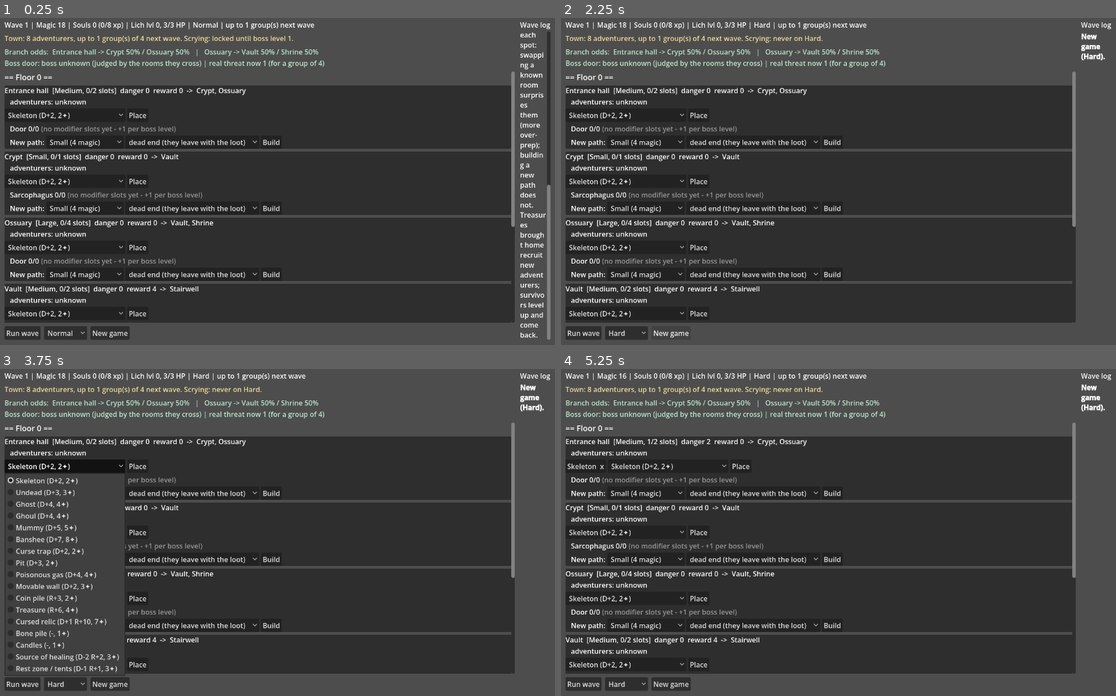
Above: before the commit, frames 1-4 (two rows, left to right).
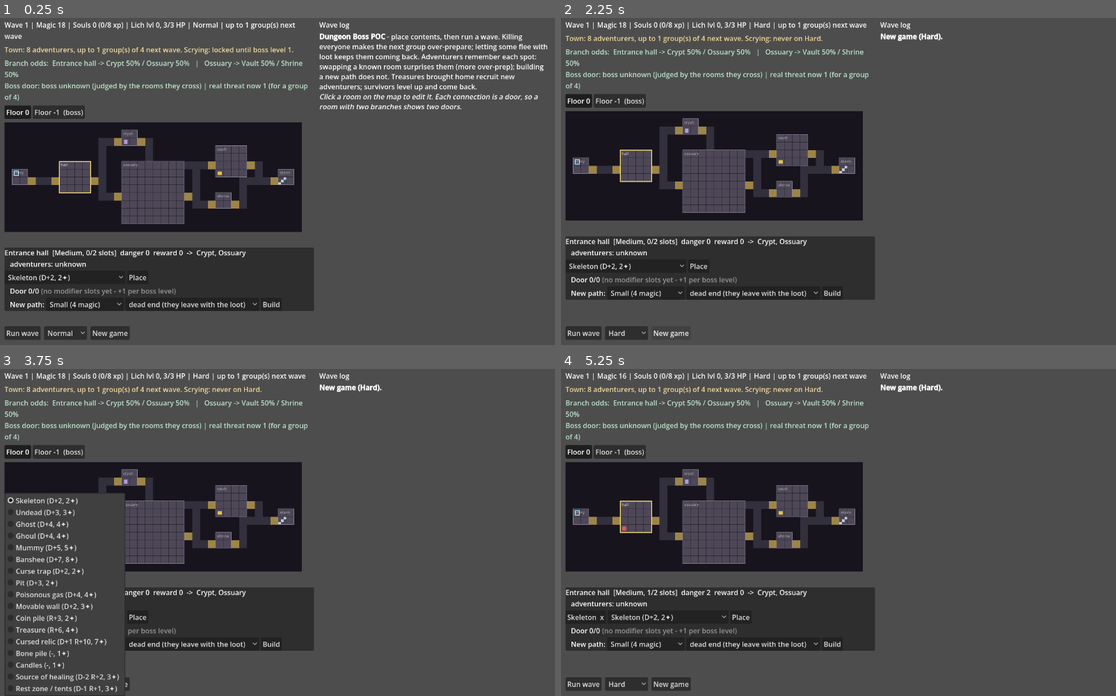
Above: after the commit, the same moments.

Repository: DrWeeny/dungeon_boss
Game: Godot game, scene res://scenes/main.tscn
The game is run twice, just before and just after one commit, with the same random seed, the same clock (stepped at 60 frames per second) and the same inputs.
Inputs (mouse positions are in pixels of both pictures, inside the frame that each line leads up to):
- Up to frame 1 (0.25 s): no input
- Up to frame 2 (2.25 s): click "Normal" at 0.5 s; click "Normal" at 1.25 s; click "New game" at 2 s
- Up to frame 3 (3.75 s): click "New game" at 2.75 s; click "Skeleton (D+2, 2✦)" at 3.5 s
- Up to frame 4 (5.25 s): click (577, 450) at 4.25 s, where only the run after the commit has a clickable "Floor 0"; click "Place" at 5 s

The runs differ from the first frame. In frame 1, 58% of the frame differs, in the area x 0-100%, y 1-99%; in frame 2, 53%; in frame 3, 49%; in frame 4, 53%.

Commit message:
Draw the dungeon on a tile map with rooms, corridors and doors
- dungeon_map.gd lays one floor on a tile grid, rebuilt from the graph
  after every change so the rules stay unaware of geometry. Footprints
  follow room size (Small 2x2, Medium 4x4, Large 8x8), entrance 2x2 and
  boss room 8x8; every connection is carved as a door tile plus an
  L-shaped corridor, so a room with two branches shows two doors.
- map_view.gd draws a floor, highlights the selection and the last
  group's route, and swaps in PNGs from assets/tiles/ when present.
- main.gd: floor tabs, clickable map, and the selected room's panel
  instead of one long list.
- scripts/tools/screenshot.gd renders the scene to a PNG.

Co-Authored-By: Claude Opus 5 <noreply@anthropic.com>

Diff:
--- a/project.godot
+++ b/project.godot
@@ -1,14 +1,22 @@
 ; Engine configuration file.
 ; It's best edited using the editor UI and not directly,
-; but this scaffold was written by hand for Godot 4.3+.
+; since the parameters that go here are not all obvious.
+;
+; Format:
+;   [section] ; section goes between []
+;   param=value ; assign values to parameters
 
 config_version=5
+
+[animation]
+
+compatibility/default_parent_skeleton_in_mesh_instance_3d=true
 
 [application]
 
 config/name="Dungeon Boss POC"
 run/main_scene="res://scenes/main.tscn"
-config/features=PackedStringArray("4.3", "GL Compatibility")
+config/features=PackedStringArray("4.7", "GL Compatibility")
 config/icon="res://icon.svg"
 
 [autoload]
--- /dev/null
+++ b/scripts/core/dungeon_map.gd
@@ -0,0 +1,287 @@
+class_name DungeonMap
+extends RefCounted
+
+## Geometry for one floor: where each node sits on a tile grid, which tiles are
+## room floor / corridor / door, and what marker (chest, stair, boss) to draw.
+##
+## The map is a LAYOUT of DungeonGraph, not a second source of truth: it is
+## rebuilt from the graph after every change, so the simulation rules never have
+## to know about tiles. Room footprints come from Room.Size:
+##   Small 2x2, Medium 4x4, Large 8x8; the entry is 2x2 and the boss room 8x8.
+##
+## Doors are not decoration: a room gets one door tile per connection, so a room
+## with two outgoing branches really shows two doors leading to two rooms.
+
+enum Tile { EMPTY, FLOOR, CORRIDOR, DOOR }
+
+const SIZE_TILES := { Room.Size.SMALL: 2, Room.Size.MEDIUM: 4, Room.Size.LARGE: 8 }
+const ENTRY_TILES := 2
+const BOSS_TILES := 8
+## Blank tiles between one column of rooms and the next (corridors run here).
+const COLUMN_GAP := 4
+## Blank tiles between two rooms stacked in the same column.
+const ROW_GAP := 2
+const MARGIN := 1
+
+## Marker names are also the texture file names looked up in assets/tiles/.
+const MARK_CHEST := "chest"
+const MARK_STAIR := "stair"
+const MARK_TELEPORT := "teleport"
+const MARK_REST := "rest"
+const MARK_SARCO := "sarcophagus"
+const MARK_BOSS := "boss"
+const MARK_ENTRY := "entry"
+const MARK_MONSTER := "monster"
+const MARK_TRAP := "trap"
+const MARK_REWARD := "reward"
+
+## A door tile knows what it gates, so the view can colour it.
+enum DoorKind { PLAIN, SECRET, ENIGMA, LETHAL }
+
+var width: int = 0
+var height: int = 0
+var tiles: Array = []                  # [y][x] -> Tile
+var rects: Dictionary = {}             # node id -> Rect2i (in tiles)
+var markers: Dictionary = {}           # Vector2i -> marker name
+var doors: Dictionary = {}             # Vector2i -> {kind: DoorKind, from: String, to: String}
+var owner_of: Dictionary = {}          # Vector2i -> node id (room tiles only)
+var floor_index: int = 0
+
+
+static func build(graph: DungeonGraph, floor_index: int) -> DungeonMap:
+	var m := DungeonMap.new()
+	m.floor_index = floor_index
+	m._layout(graph, floor_index)
+	return m
+
+
+# --- queries ----------------------------------------------------------------
+
+func tile_at(p: Vector2i) -> Tile:
+	if p.x < 0 or p.y < 0 or p.y >= tiles.size() or p.x >= width:
+		return Tile.EMPTY
+	return tiles[p.y][p.x]
+
+
+func node_at_tile(p: Vector2i) -> String:
+	return owner_of.get(p, "")
+
+
+func rect_of(node_id: String) -> Rect2i:
+	return rects.get(node_id, Rect2i())
+
+
+# --- layout -----------------------------------------------------------------
+
+## Column = distance from the floor's entry, so a path reads left to right and
+## branches stack vertically.
+func _depths(graph: DungeonGraph, ids: Array) -> Dictionary:
+	var depth := {}
+	var floor := graph.floors[floor_index]
+	var root := floor.entry_id
+	if root == "" or not ids.has(root):
+		root = ids[0] if ids.size() > 0 else ""
+	if root == "":
+		return depth
+	depth[root] = 0
+	var queue: Array[String] = [root]
+	while queue.size() > 0:
+		var cur: String = queue.pop_front()
+		for nid in graph.next_of(cur):
+			if not ids.has(nid):
+				continue   # leads to another floor
+			var d: int = int(depth[cur]) + 1
+			if not depth.has(nid) or int(depth[nid]) < d:
+				depth[nid] = d
+				queue.append(nid)
+	# Anything unreachable (shouldn't happen) lands in column 0.
+	for id in ids:
+		if not depth.has(id):
+			depth[id] = 0
+	return depth
+
+
+func _tiles_for(graph: DungeonGraph, node_id: String) -> int:
+	var n := graph.node_at(node_id)
+	if n.kind == DungeonGraph.NodeKind.ENTRY:
+		return ENTRY_TILES
+	if n.kind == DungeonGraph.NodeKind.BOSS:
+		return BOSS_TILES
+	return SIZE_TILES[n.room.size]
+
+
+func _layout(graph: DungeonGraph, p_floor: int) -> void:
+	var ids: Array = graph.floors[p_floor].node_ids.duplicate()
+	if ids.is_empty():
+		return
+	var depth := _depths(graph, ids)
+
+	# Group by column, keeping insertion order inside a column.
+	var columns := {}
+	for id in ids:
+		var d: int = int(depth[id])
+		if not columns.has(d):
+			columns[d] = []
+		columns[d].append(id)
+	var col_keys: Array = columns.keys()
+	col_keys.sort()
+
+	# Column x offsets and total height.
+	var col_x := {}
+	var x := MARGIN
+	var tallest := 0
+	for c in col_keys:
+		var w := 0
+		var h := -ROW_GAP
+		for id in columns[c]:
+			var t := _tiles_for(graph, id)
+			w = maxi(w, t)
+			h += t + ROW_GAP
+		col_x[c] = x
+		x += w + COLUMN_GAP
+		tallest = maxi(tallest, h)
+	width = x - COLUMN_GAP + MARGIN
+	height = tallest + MARGIN * 2
+
+	# Place rooms, centred vertically in their column.
+	for c in col_keys:
+		var h := -ROW_GAP
+		for id in columns[c]:
+			h += _tiles_for(graph, id) + ROW_GAP
+		var y := MARGIN + (tallest - h) / 2
+		for id in columns[c]:
+			var t := _tiles_for(graph, id)
+			rects[id] = Rect2i(int(col_x[c]), y, t, t)
+			y += t + ROW_GAP
+
+	_init_tiles()
+	for id in ids:
+		_carve_room(graph, id)
+	for id in ids:
+		for nid in graph.next_of(id):
+			if ids.has(nid):
+				_carve_link(graph, id, nid)
+
+
+func _init_tiles() -> void:
+	tiles = []
+	for y in height:
+		var row: Array = []
+		row.resize(width)
+		row.fill(Tile.EMPTY)
+		tiles.append(row)
+
+
+func _put(p: Vector2i, t: Tile) -> void:
+	if p.x < 0 or p.y < 0 or p.x >= width or p.y >= height:
+		return
+	# A door already carved stays a door; a room floor never becomes a corridor.
+	var cur: Tile = tiles[p.y][p.x]
+	if cur == Tile.DOOR and t != Tile.DOOR:
+		return
+	if cur == Tile.FLOOR and t == Tile.CORRIDOR:
+		return
+	tiles[p.y][p.x] = t
+
+
+func _carve_room(graph: DungeonGraph, node_id: String) -> void:
+	var r: Rect2i = rects[node_id]
+	var n := graph.node_at(node_id)
+	for yy in r.size.y:
+		for xx in r.size.x:
+			var p := Vector2i(r.position.x + xx, r.position.y + yy)
+			_put(p, Tile.FLOOR)
+			owner_of[p] = node_id
+	_mark_room(n, r)
+
+
+## Markers describe the room's contents at a glance (and are the tile names the
+## view looks for in assets/tiles/).
+func _mark_room(n: DungeonGraph.DNode, r: Rect2i) -> void:
+	if n.kind == DungeonGraph.NodeKind.ENTRY:
+		markers[r.position] = MARK_ENTRY
+		return
+	if n.kind == DungeonGraph.NodeKind.BOSS:
+		markers[r.position + r.size / 2 - Vector2i.ONE] = MARK_BOSS
+		return
+	# Fill from the bottom row up, so the room name stays readable at the top.
+	var spots: Array[Vector2i] = []
+	for yy in range(r.size.y - 1, -1, -1):
+		for xx in r.size.x:
+			spots.append(Vector2i(r.position.x + xx, r.position.y + yy))
+	var i := 0
+	for s in n.room.structurals:
+		if i >= spots.size():
+			break
+		var name := ""
+		match s.kind:
+			StructuralElement.Kind.CHEST:
+				name = MARK_CHEST
+			StructuralElement.Kind.SARCOPHAGUS:
+				name = MARK_SARCO
+			StructuralElement.Kind.STAIR:
+				name = MARK_TELEPORT if s.has_modifier("mod_teleport") else (MARK_REST if s.has_modifier("mod_rest") else MARK_STAIR)
+		if name != "":
+			markers[spots[i]] = name
+			i += 1
+	for c in n.room.contents:
+		if i >= spots.size():
+			break
+		match c.category:
+			ContentDef.Category.MONSTER:
+				markers[spots[i]] = MARK_MONSTER
+			ContentDef.Category.TRAP:
+				markers[spots[i]] = MARK_TRAP
+			ContentDef.Category.REWARD:
+				markers[spots[i]] = MARK_REWARD
+			_:
+				continue
+		i += 1
+
+
+func _door_kind(room: Room) -> DoorKind:
+	if room == null:
+		return DoorKind.PLAIN
+	for s in room.structurals:
+		if s.kind != StructuralElement.Kind.DOOR:
+			continue
+		if s.has_modifier("mod_lethal"):
+			return DoorKind.LETHAL
+		if s.gate_level() > 0:
+			return DoorKind.ENIGMA
+		if s.has_modifier("mod_secret"):
+			return DoorKind.SECRET
+	return DoorKind.PLAIN
+
+
+## A corridor from `from` to `to`: out of a door on the source room, an L-shaped
+## run through the gap, in through a door on the target room.
+func _carve_link(graph: DungeonGraph, from: String, to: String) -> void:
+	var a: Rect2i = rects[from]
+	var b: Rect2i = rects[to]
+	var a_door := Vector2i(a.position.x + a.size.x, a.position.y + a.size.y / 2)
+	var b_door := Vector2i(b.position.x - 1, b.position.y + b.size.y / 2)
+	if b.position.x <= a.position.x:
+		# Target is not to the right (a link back or within a column): go around.
+		a_door = Vector2i(a.position.x + a.size.x / 2, a.position.y + a.size.y)
+		b_door = Vector2i(b.position.x + b.size.x / 2, b.position.y - 1)
+
+	_put(a_door, Tile.DOOR)
+	doors[a_door] = {"kind": _door_kind(graph.node_at(from).room), "from": from, "to": to}
+	_put(b_door, Tile.DOOR)
+	doors[b_door] = {"kind": _door_kind(graph.node_at(to).room), "from": from, "to": to}
+
+	# L-shaped corridor between the two door tiles.
+	var p := a_door
+	var mid_x := a_door.x + 1 if b_door.x > a_door.x else a_door.x
+	while p.x != mid_x:
+		p.x += signi(mid_x - p.x)
+		_put(p, Tile.CORRIDOR)
+	while p.y != b_door.y:
+		p.y += signi(b_door.y - p.y)
+		_put(p, Tile.CORRIDOR)
+	while p.x != b_door.x:
+		p.x += signi(b_door.x - p.x)
+		_put(p, Tile.CORRIDOR)
+	_put(a_door, Tile.DOOR)
+	_put(b_door, Tile.DOOR)
--- /dev/null
+++ b/scripts/tools/screenshot.gd
@@ -0,0 +1,23 @@
+extends SceneTree
+
+## Loads the main scene, waits a few frames and writes a screenshot.
+##   godot --path . -s scripts/tools/_shot.gd
+
+var _frames := 0
+
+
+func _initialize() -> void:
+	var packed: PackedScene = load("res://scenes/main.tscn")
+	var scene: Node = packed.instantiate()
+	root.add_child(scene)
+
+
+func _process(_d: float) -> bool:
+	_frames += 1
+	if _frames < 5:
+		return false
+	var img := root.get_texture().get_image()
+	var path := "user://shot.png"
+	img.save_png(path)
+	print("saved to ", ProjectSettings.globalize_path(path))
+	return true
--- a/scripts/ui/main.gd
+++ b/scripts/ui/main.gd
@@ -1,19 +1,23 @@
 extends Control
 
 ## Placeholder POC screen, built in code:
-##   left  = resources, entrance scrying (next group), live branch odds, then every
-##           floor with its rooms / slots / structural modifier tracks / build-path row
+##   left  = resources, entrance scrying, branch odds, a floor map you click to
+##           pick a room, and that room's slots / modifier tracks / build row
 ##   right = the wave log
-## No art: this exists to tune the loop until it feels right.
+## Placeholder art only (see MapView for how to drop in real tiles).
 
 var _status: Label
 var _scry: Label
 var _odds: Label
+var _floor_bar: HBoxContainer
+var _map: MapView
 var _rooms_box: VBoxContainer
 var _log: RichTextLabel
 var _run_btn: Button
 var _difficulty: OptionButton
 var _selection: Dictionary = {}   # picker key -> OptionButton selected index
+var _floor_index: int = 0
+var _selected: String = ""
 
 
 func _ready() -> void:
@@ -25,7 +29,9 @@
 		+ "Killing everyone makes the next group over-prepare; letting some flee with loot keeps them coming back. "
 		+ "Adventurers remember each spot: swapping a known room surprises them (more over-prep); "
 		+ "building a new path does not. Treasures brought home recruit new adventurers; "
-		+ "survivors level up and come back.")
+		+ "survivors level up and come back.\n"
+		+ "[i]Click a room on the map to edit it. Each connection is a door, so a room with "
+		+ "two branches shows two doors.[/i]")
 
 
 # --- layout -----------------------------------------------------------------
@@ -39,7 +45,7 @@
 	add_child(margin)
 
 	var split := HSplitContainer.new()
-	split.split_offset = 760
+	split.split_offset = 90
 	margin.add_child(split)
 
 	# Left column.
@@ -52,7 +58,20 @@
 	_scry = _label(left, Color(0.95, 0.85, 0.6))
 	_odds = _label(left, Color(0.75, 0.9, 0.8))
 
+	_floor_bar = HBoxContainer.new()
+	_floor_bar.add_theme_constant_override("separation", 4)
+	left.add_child(_floor_bar)
+
+	var map_scroll := ScrollContainer.new()
+	map_scroll.custom_minimum_size = Vector2(0, 280)
+	left.add_child(map_scroll)
+
+	_map = MapView.new()
+	_map.room_clicked.connect(_on_room_clicked)
+	map_scroll.add_child(_map)
+
 	var scroll := ScrollContainer.new()
+	scroll.custom_minimum_size = Vector2(0, 150)
 	scroll.size_flags_vertical = Control.SIZE_EXPAND_FILL
 	scroll.horizontal_scroll_mode = ScrollContainer.SCROLL_MODE_DISABLED
 	left.add_child(scroll)
@@ -115,15 +134,51 @@
 	_scry.text = _scry_text(s)
 	_odds.text = _odds_text(s)
 	_run_btn.disabled = s.game_over
+
+	# Keep the selection valid, and follow it to its floor.
+	_floor_index = clampi(_floor_index, 0, s.graph.floors.size() - 1)
+	if _selected != "" and s.graph.node_at(_selected) == null:
+		_selected = ""
+	if _selected != "":
+		_floor_index = s.graph.node_at(_selected).floor
+	elif s.graph.room_nodes_on(_floor_index).size() > 0:
+		_selected = s.graph.room_nodes_on(_floor_index)[0].id
+
+	_build_floor_bar(s)
+	_map.set_map(DungeonMap.build(s.graph, _floor_index))
+	_map.set_selected(_selected)
+
 	for child in _rooms_box.get_children():
 		child.queue_free()
+	var node := s.graph.node_at(_selected) if _selected != "" else null
+	if node == null or node.room == null:
+		var lbl := Label.new()
+		lbl.text = "Click a room on the map to edit it." if node == null else \
+			"%s - nothing to build here." % node.label()
+		_rooms_box.add_child(lbl)
+	else:
+		_rooms_box.add_child(_build_room_panel(node, s))
+
+
+func _build_floor_bar(s: GameSession) -> void:
+	for child in _floor_bar.get_children():
+		child.queue_free()
 	for f in s.graph.floors:
-		var header := Label.new()
-		header.text = "== %s ==" % f.depth_label() + ("  (boss)" if f == s.graph.boss_floor() else "")
-		header.add_theme_font_size_override("font_size", 18)
-		_rooms_box.add_child(header)
-		for node in s.graph.room_nodes_on(f.index):
-			_rooms_box.add_child(_build_room_panel(node, s))
+		var b := Button.new()
+		b.text = f.depth_label() + ("  (boss)" if f == s.graph.boss_floor() else "")
+		b.toggle_mode = true
+		b.button_pressed = f.index == _floor_index
+		var idx := f.index
+		b.pressed.connect(func() -> void:
+			_floor_index = idx
+			_selected = ""
+			_refresh())
+		_floor_bar.add_child(b)
+
+
+func _on_room_clicked(node_id: String) -> void:
+	_selected = node_id
+	_refresh()
 
 
 ## Next group, as seen from the entrance (when scrying is allowed).
@@ -325,6 +380,8 @@
 			else:
 				_log_line(line)
 		_log_line("  path: " + " > ".join(res.path))
+	if results.size() > 0:
+		_map.set_path(results[results.size() - 1].path)
 	for ev in GameState.session.events:
 		_log_line("[color=aqua]%s[/color]" % ev)
 
--- /dev/null
+++ b/scripts/ui/map_view.gd
@@ -0,0 +1,175 @@
+class_name MapView
+extends Control
+
+## Draws one floor of the dungeon on a tile grid and lets you click a room.
+##
+## Placeholder art by default: every tile is a flat colour and markers are drawn
+## as simple shapes. To use real tiles, drop PNGs into `assets/tiles/` named after
+## the tile or marker and they are picked up automatically, no code change:
+##   floor.png  corridor.png  door.png  empty.png
+##   entry.png  stair.png  teleport.png  rest.png  boss.png
+##   chest.png  sarcophagus.png  monster.png  trap.png  reward.png
+## Any size works; they are scaled to TILE_PX.
+
+signal room_clicked(node_id: String)
+
+const TILE_PX := 18
+const TILE_DIR := "res://assets/tiles/"
+
+const COLORS := {
+	DungeonMap.Tile.EMPTY: Color(0.09, 0.08, 0.12),
+	DungeonMap.Tile.FLOOR: Color(0.30, 0.28, 0.34),
+	DungeonMap.Tile.CORRIDOR: Color(0.20, 0.19, 0.24),
+	DungeonMap.Tile.DOOR: Color(0.62, 0.52, 0.28),
+}
+const DOOR_COLORS := {
+	DungeonMap.DoorKind.PLAIN: Color(0.62, 0.52, 0.28),
+	DungeonMap.DoorKind.SECRET: Color(0.35, 0.55, 0.65),
+	DungeonMap.DoorKind.ENIGMA: Color(0.55, 0.40, 0.70),
+	DungeonMap.DoorKind.LETHAL: Color(0.70, 0.25, 0.25),
+}
+const MARKER_COLORS := {
+	DungeonMap.MARK_CHEST: Color(0.90, 0.75, 0.30),
+	DungeonMap.MARK_REWARD: Color(0.90, 0.75, 0.30),
+	DungeonMap.MARK_STAIR: Color(0.75, 0.80, 0.85),
+	DungeonMap.MARK_TELEPORT: Color(0.45, 0.85, 0.85),
+	DungeonMap.MARK_REST: Color(0.50, 0.85, 0.55),
+	DungeonMap.MARK_SARCO: Color(0.70, 0.60, 0.85),
+	DungeonMap.MARK_MONSTER: Color(0.85, 0.35, 0.35),
+	DungeonMap.MARK_TRAP: Color(0.85, 0.55, 0.25),
+	DungeonMap.MARK_BOSS: Color(0.95, 0.30, 0.45),
+	DungeonMap.MARK_ENTRY: Color(0.55, 0.85, 0.95),
+}
+
+var map: DungeonMap
+var selected: String = ""
+## Node ids the last wave walked through, drawn as a trail.
+var path: Array = []
+
+static var _tex_cache: Dictionary = {}
+
+
+func set_map(p_map: DungeonMap) -> void:
+	map = p_map
+	custom_minimum_size = Vector2(map.width * TILE_PX, map.height * TILE_PX) if map != null else Vector2.ZERO
+	queue_redraw()
+
+
+func set_selected(node_id: String) -> void:
+	selected = node_id
+	queue_redraw()
+
+
+func set_path(p_path: Array) -> void:
+	path = p_path
+	queue_redraw()
+
+
+static func _tex(name: String) -> Texture2D:
+	if _tex_cache.has(name):
+		return _tex_cache[name]
+	var p := TILE_DIR + name + ".png"
+	var t: Texture2D = load(p) if ResourceLoader.exists(p) else null
+	_tex_cache[name] = t
+	return t
+
+
+func _gui_input(event: InputEvent) -> void:
+	if map == null:
+		return
+	if event is InputEventMouseButton and event.pressed and event.button_index == MOUSE_BUTTON_LEFT:
+		var t := Vector2i(event.position / TILE_PX)
+		var id := map.node_at_tile(t)
+		if id != "":
+			room_clicked.emit(id)
+
+
+func _draw() -> void:
+	if map == null:
+		return
+	for y in map.height:
+		for x in map.width:
+			var p := Vector2i(x, y)
+			var tile: DungeonMap.Tile = map.tile_at(p)
+			var rect := Rect2(x * TILE_PX, y * TILE_PX, TILE_PX, TILE_PX)
+			var name := ""
+			var col: Color = COLORS[tile]
+			match tile:
+				DungeonMap.Tile.FLOOR:
+					name = "floor"
+				DungeonMap.Tile.CORRIDOR:
+					name = "corridor"
+				DungeonMap.Tile.DOOR:
+					name = "door"
+					var d: Dictionary = map.doors.get(p, {})
+					if d.has("kind"):
+						col = DOOR_COLORS[d.kind]
+				_:
+					name = "empty"
+			var tex := _tex(name)
+			if tex != null:
+				draw_texture_rect(tex, rect, false)
+			else:
+				draw_rect(rect, col)
+				if tile == DungeonMap.Tile.FLOOR:
+					draw_rect(rect, Color(0, 0, 0, 0.25), false, 1.0)
+
+	# Trail of the last wave.
+	for id in path:
+		var r: Rect2i = map.rect_of(id)
+		if r.size.x == 0:
+			continue
+		draw_rect(_px(r), Color(0.95, 0.85, 0.40, 0.14))
+
+	# Markers on top.
+	for p in map.markers:
+		var name: String = map.markers[p]
+		var rect := Rect2(p.x * TILE_PX, p.y * TILE_PX, TILE_PX, TILE_PX)
+		var tex := _tex(name)
+		if tex != null:
+			draw_texture_rect(tex, rect, false)
+		else:
+			_draw_marker(name, rect)
+
+	# Room outlines, names and the selection.
+	var font := ThemeDB.fallback_font
+	for id in map.rects:
+		var r: Rect2i = map.rects[id]
+		var px := _px(r)
+		var is_sel: bool = id == selected
+		draw_rect(px, Color(0.95, 0.85, 0.45) if is_sel else Color(0.55, 0.52, 0.60), false, 2.0 if is_sel else 1.0)
+		draw_string(font, px.position + Vector2(3, 11), id, HORIZONTAL_ALIGNMENT_LEFT, px.size.x - 4, 9,
+			Color(1, 1, 1, 0.75) if is_sel else Color(1, 1, 1, 0.45))
+
+
+func _px(r: Rect2i) -> Rect2:
+	return Rect2(r.position.x * TILE_PX, r.position.y * TILE_PX, r.size.x * TILE_PX, r.size.y * TILE_PX)
+
+
+## Placeholder glyphs: a shape per marker so the map reads without art.
+func _draw_marker(name: String, rect: Rect2) -> void:
+	var col: Color = MARKER_COLORS.get(name, Color.WHITE)
+	var c := rect.get_center()
+	var r := TILE_PX * 0.30
+	match name:
+		DungeonMap.MARK_CHEST, DungeonMap.MARK_REWARD:
+			draw_rect(Rect2(c - Vector2(r, r * 0.8), Vector2(r * 2, r * 1.6)), col)
+		DungeonMap.MARK_MONSTER:
+			draw_circle(c, r, col)
+		DungeonMap.MARK_TRAP:
+			draw_line(c - Vector2(r, r), c + Vector2(r, r), col, 2.0)
+			draw_line(c - Vector2(r, -r), c + Vector2(r, -r), col, 2.0)
+		DungeonMap.MARK_STAIR, DungeonMap.MARK_TELEPORT, DungeonMap.MARK_REST:
+			var steps := 3
+			for i in steps:
+				var h := rect.size.y / steps
+				draw_rect(Rect2(rect.position.x + i * (rect.size.x / steps), rect.position.y + rect.size.y - (i + 1) * h,
+					rect.size.x / steps, h), col)
+		DungeonMap.MARK_SARCO:
+			draw_rect(Rect2(c - Vector2(r * 0.7, r), Vector2(r * 1.4, r * 2)), col)
+		DungeonMap.MARK_BOSS:
+			draw_circle(c, r * 1.8, col)
+		DungeonMap.MARK_ENTRY:
+			draw_rect(Rect2(c - Vector2(r, r), Vector2(r * 2, r * 2)), col, false, 2.0)
+		_:
+			draw_circle(c, r * 0.6, col)
Not shown, added: scripts/core/dungeon_map.gd.uid
Not shown, added: scripts/ui/map_view.gd.uid
